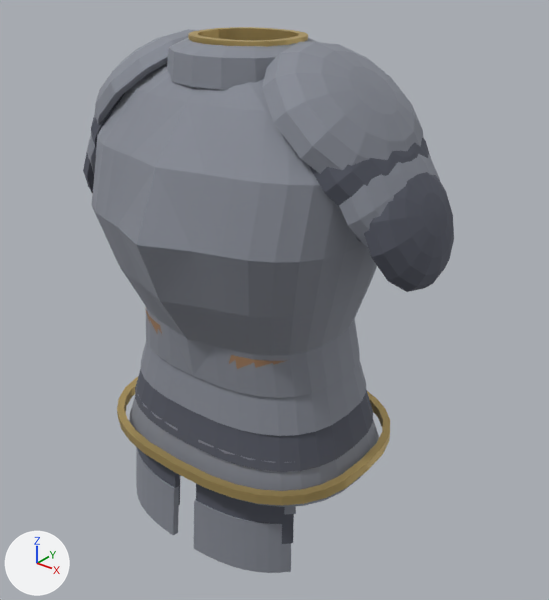
What one commit did to the OBJ model projects/hichaukitoden-game/assets/models/items/plate_armor.obj.
Rendered twice from a camera (50 mm lens) standing at (2.62, -3.07, 1.67) and looking at (0.15, 0.02, -0.25). Lighting does not change. The marker at lower left points along +X, +Y and +Z. The older version comes first. Where no turn or scale is listed for an object, it has been applied to the vertices.

Names of what the first picture shows: 'plate_armor'.
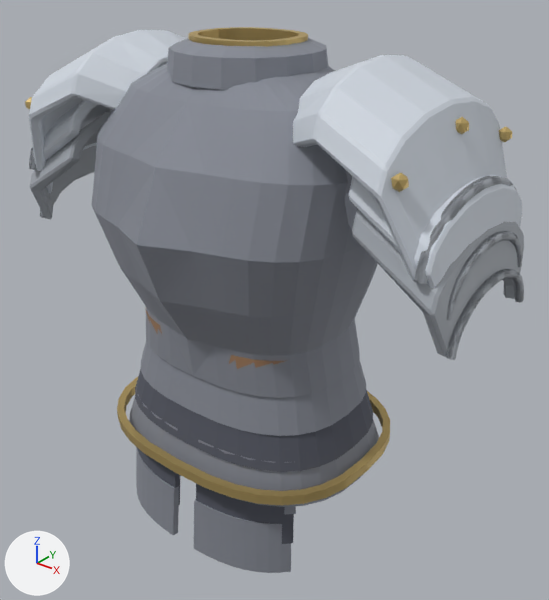
Pixel boxes [x1, y1, x2, y2] of what changed, in the pictures (549 x 600 px):
'plate_armor', reshaped (34% wider): before [83, 27, 454, 573]; after [25, 27, 524, 573]
part 1 of me_plate_armor, added: after [391, 173, 409, 192]
part 2 of me_plate_armor, added: after [25, 97, 32, 109]
part 3 of me_plate_armor, added: after [455, 117, 469, 134]
part 4 of me_plate_armor, added: after [499, 127, 512, 142]
part 5 of me_plate_armor, rebuilt (mostly hidden before): before [91, 63, 167, 148]; after [29, 30, 187, 171]
part 6 of me_plate_armor, rebuilt: before [308, 138, 431, 206]; after [293, 55, 507, 280]
part 7 of me_plate_armor, added: after [447, 231, 522, 320]
part 8 of me_plate_armor, added: after [446, 269, 524, 360]
part 9 of me_plate_armor, added: after [414, 176, 517, 284]
part 10 of me_plate_armor, added (mostly hidden): after [29, 146, 37, 170]
part 11 of me_plate_armor, added: after [349, 174, 522, 288]
part 12 of me_plate_armor, added: after [31, 99, 113, 193]
part 13 of me_plate_armor, built on: before [262, 42, 454, 292]; after [352, 209, 524, 357]
part 14 of me_plate_armor, reshaped: before [83, 29, 199, 193]; after [30, 111, 112, 219]

The change, as a diff of the scene's bpy script:
```diff
--- a/projects/hichaukitoden-game/assets/models/items/plate_armor.obj.py
+++ b/projects/hichaukitoden-game/assets/models/items/plate_armor.obj.py
@@ me_plate_armor @@
-me_plate_armor.from_pydata(...)  # 2825 vertices, 5596 faces; spans x -1.17..1.17, y -0.84..0.67, z -1.66..1.2
+me_plate_armor.from_pydata(...)  # 3813 vertices, 8684 faces; spans x -1.46..1.46, y -0.84..0.67, z -1.66..1.2
+# me_plate_armor part 1: a new loose piece, an icosphere of 20 faces spanning x 1.164..1.236, y -0.533..-0.465, z 0.739..0.819, in mat_plate_brass (yellow #ceb576)
+# me_plate_armor part 2: a new loose piece, an icosphere of 20 faces spanning x -1.236..-1.164, y -0.533..-0.465, z 0.739..0.819, in mat_plate_brass (yellow #ceb576)
+# me_plate_armor part 3: a new loose piece, an icosphere of 20 faces spanning x 1.164..1.236, y -0.034..0.034, z 0.87..0.95, in mat_plate_brass (yellow #ceb576)
+# me_plate_armor part 4: a new loose piece, an icosphere of 20 faces spanning x 1.164..1.236, y 0.465..0.533, z 0.739..0.819, in mat_plate_brass (yellow #ceb576)
+# me_plate_armor part 5: the loose piece of 142 vertices spanning x -1.04..-0.45, y -0.41..0.41, z 0.38..1.05 is rebuilt with 176 vertices and now spans x -1.3..-0.5, y -0.56..0.56, z 0.36..1.17, in mat_plate_armor_shoulder_shell (light grey #d1d8e2)
+# me_plate_armor part 6: the loose piece of 142 vertices spanning x 0.45..1.04, y -0.41..0.41, z 0.38..1.05 is rebuilt with 176 vertices and now spans x 0.5..1.3, y -0.56..0.56, z 0.36..1.17, in mat_plate_armor_shoulder_shell (light grey #d1d8e2)
+# me_plate_armor part 7: a new loose piece of 198 vertices spanning x 1.38..1.42, y -0.39..0.39, z 0.18..0.45, in mat_plate_armor_shoulder_overlap (grey #a5abb3)
+# me_plate_armor part 8: a new loose piece of 198 vertices spanning x 1.41..1.46, y -0.39..0.39, z 0.0..0.27, in mat_plate_armor_shoulder_overlap (grey #a5abb3)
+# me_plate_armor part 9: a new loose piece of 198 vertices spanning x 1.28..1.34, y -0.49..0.49, z 0.36..0.69, in mat_plate_armor_shoulder_overlap (grey #a5abb3)
+# me_plate_armor part 10: a new loose piece of 198 vertices spanning x -1.34..-1.28, y -0.49..0.49, z 0.36..0.69, in mat_plate_armor_shoulder_overlap (grey #a5abb3)
+# me_plate_armor part 11: a new loose piece of 128 vertices spanning x 0.9..1.39, y -0.47..0.47, z 0.19..0.88, in mat_plate_armor_shoulder_shell (light grey #d1d8e2)
+# me_plate_armor part 12: a new loose piece of 128 vertices spanning x -1.39..-0.9, y -0.47..0.47, z 0.19..0.88, in mat_plate_armor_shoulder_shell (light grey #d1d8e2)
+# me_plate_armor part 13: 425 vertices removed from x 0.26..1.17, y -0.45..0.45, z 0.11..1.19; 127 vertices added at x 0.93..1.42, y -0.47..0.47, z 0.01..0.72
+# me_plate_armor part 14: 1 vertex moved from x -0.94, y -0.11, z 0.66 to x -0.93, y 0.0, z 0.67; 424 vertices removed from x -1.17..-0.26, y -0.45..0.45, z 0.11..1.19; 126 vertices added at x -1.42..-0.93, y -0.47..0.47, z 0.01..0.72
+# other edits to the shape of me_plate_armor do not show in these pictures
 me_plate_armor.materials.append(mat_plate_steel_engraved)
@@ me_plate_armor @@
 me_plate_armor.materials.append(mat_plate_steel_shade)
+me_plate_armor.materials.append(mat_plate_armor_shoulder_shell)  # light grey #d1d8e2
+me_plate_armor.materials.append(mat_plate_armor_shoulder_overlap)  # grey #a5abb3
```
